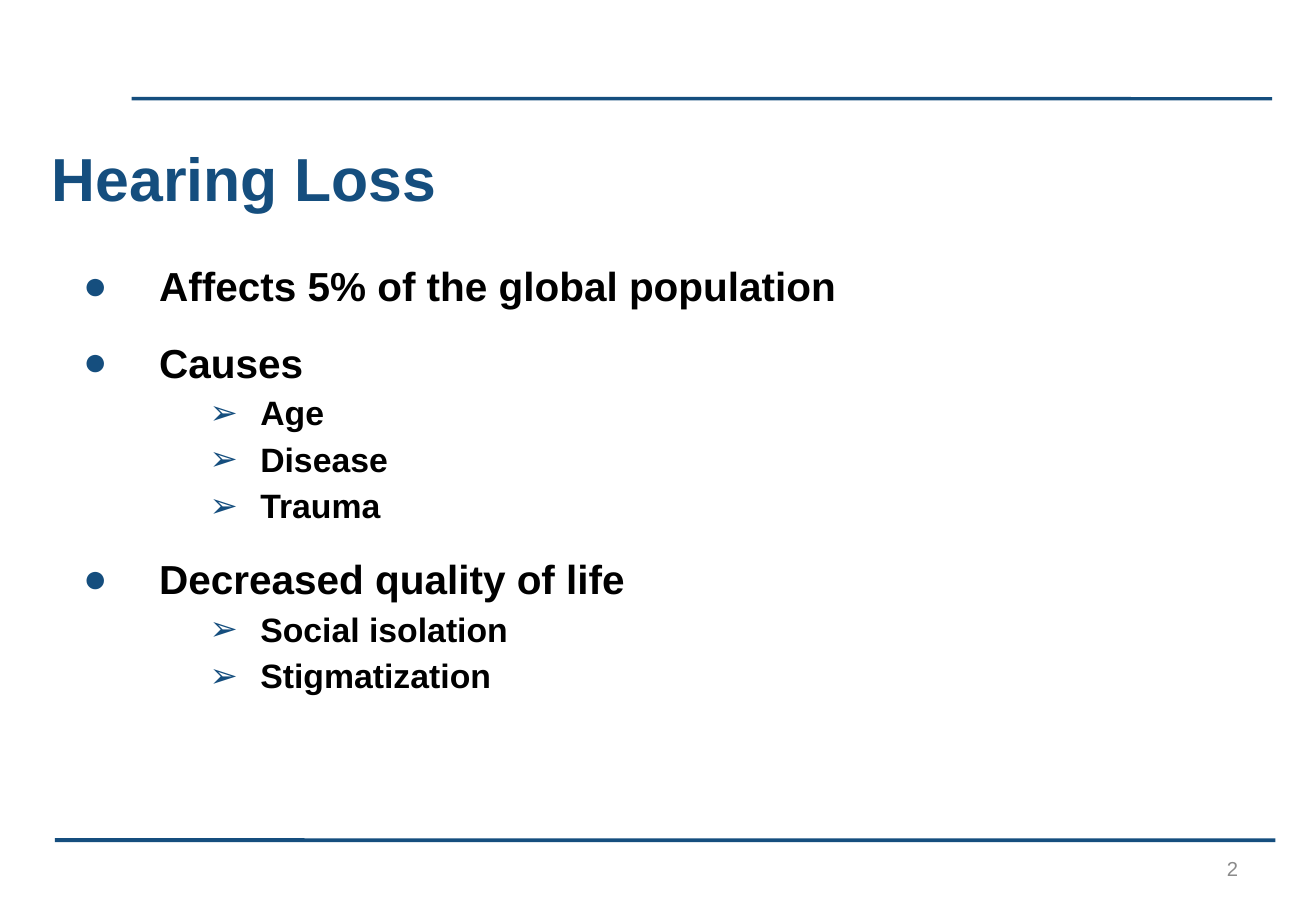
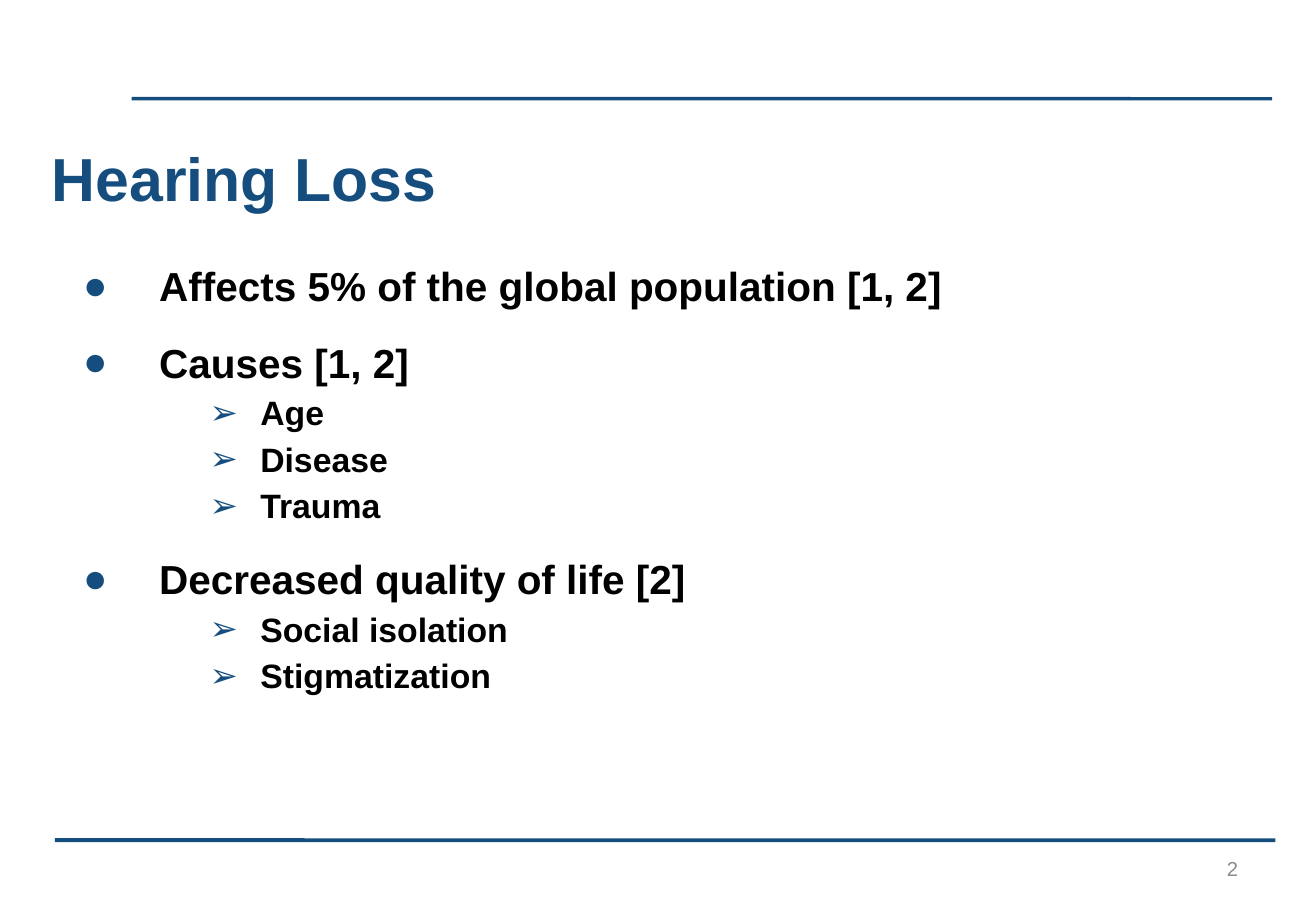
Before and after one commit to kayjayB/I_cant_hear_you, a slide deck: slide 2 of Presentation/Presentation.pptx. Drawn at 1316x911 pixels with LibreOffice and Linux fonts; fonts in the diff are those of the drawing; background and template pictures are left out. Boxes give left, top, right and bottom in pixels: in the first picture for what was removed or moved away, otherwise in the second. Text is boxed around its words. In the diff, an @@ line names an element or a change of style, - is before the commit and + after.

```diff
--- a/Presentation/Presentation.pptx
+++ b/Presentation/Presentation.pptx
@@ text at [159,271,941,386]: text changed @@
-● Affects 5% of the global population
-● Causes
+● Affects 5% of the global population [1, 2]
+● Causes [1, 2]
@@ text at [159,564,685,602]: text changed @@
-● Decreased quality of life
+● Decreased quality of life [2]
```
Also in this commit, not shown: 6 other slides changed.
